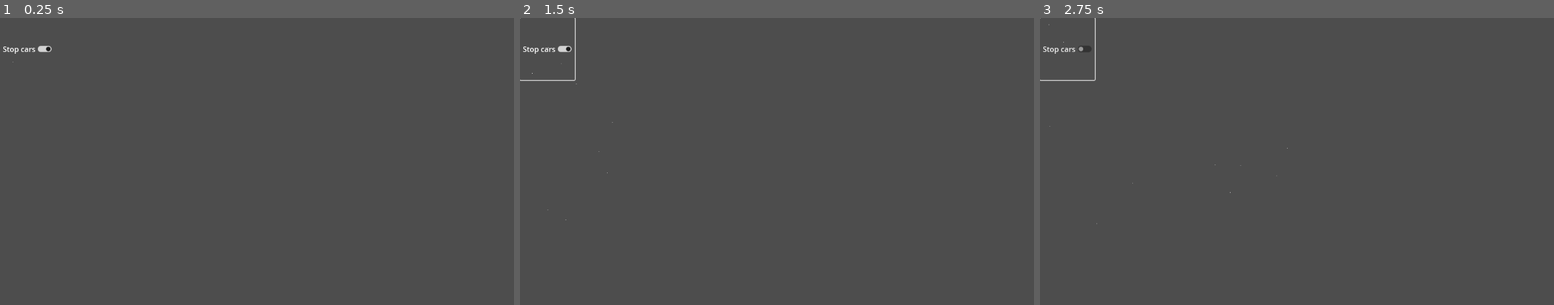
Above: before the commit, frames 1-3 (left to right).
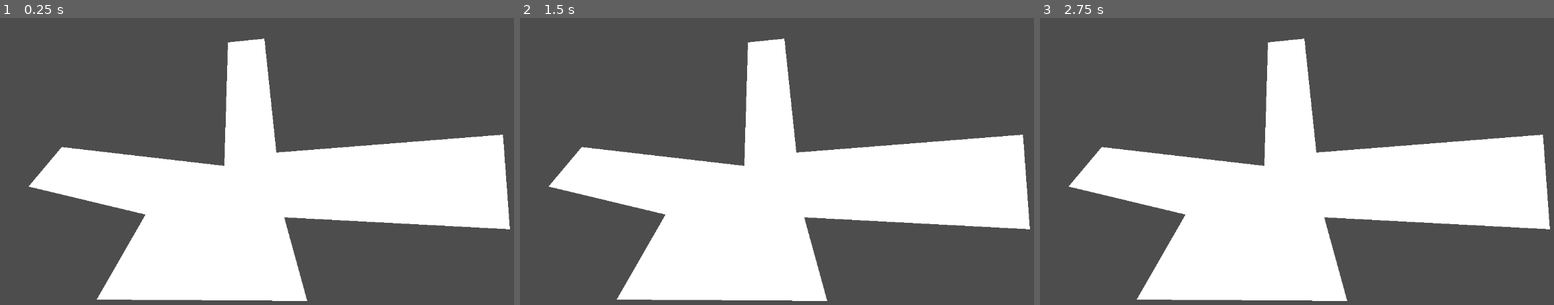
Above: after the commit, the same moments.

Repository: WinnerWind/omov-game
Game: Godot game, scene res://scenes/main.tscn
Two runs of this game, one before a commit and one after it. Both use one fixed random seed, a clock stepped at 60 frames per second and the inputs below.
Inputs (mouse positions are in pixels of both pictures, inside the frame that each line leads up to):
- Up to frame 1 (0.25 s): no input
- Up to frame 2 (1.5 s): click (545, 49) at 0.5 s, where only the run before the commit has a clickable "Stop cars"; click (545, 49) at 1.25 s, where only the run before the commit has a clickable "Stop cars"
- Up to frame 3 (2.75 s): click (1065, 49) at 2 s, where only the run before the commit has a clickable "Stop cars"

The runs differ from the first frame. In frame 1, 35% of the frame differs, in the area x 0-100%, y 7-99%; in frame 2, 35%, in the area x 0-100%, y 0-99%; in frame 3, 35%.

Commit message:
Basic pothole spawner

Diff:
--- a/scenes/main.tscn
+++ b/scenes/main.tscn
@@ -1,42 +1,11 @@
-[gd_scene load_steps=6 format=3 uid="uid://bp6qss41chrho"]
+[gd_scene load_steps=3 format=3 uid="uid://bp6qss41chrho"]
 
-[ext_resource type="PackedScene" uid="uid://ctmkpurla8vot" path="res://scenes/prefabs/car.tscn" id="1_0wfyh"]
-[ext_resource type="Script" uid="uid://cqp60ymv8d6c2" path="res://scripts/car_spawner.gd" id="3_sugp2"]
-
-[sub_resource type="Curve2D" id="Curve2D_sugp2"]
-resource_name = "Default"
-_data = {
-"points": PackedVector2Array(0, 0, 0, 0, 149, 68, -306, 160, 306, -160, 421, 388, -171, -5, 171, 5, 672, 441)
-}
-point_count = 3
-
-[sub_resource type="Curve2D" id="Curve2D_jyhfs"]
-resource_name = "Alternate"
-_data = {
-"points": PackedVector2Array(0, 0, 0, 0, 4, -5, 0, 0, 0, 0, 97, 108, -186.34001, -1.3310001, 186.34001, 1.3310001, 416, 322, -89.17701, 27.951002, 89.17701, -27.951002, 589, 217, 0, 0, 0, 0, 721, 318)
-}
-point_count = 5
-
-[sub_resource type="Curve2D" id="Curve2D_tbgi4"]
-_data = {
-"points": PackedVector2Array(0, 0, 0, 0, 30, 76, -68.97, -38.72, 68.97, 38.72, 65, 421, -185.13, 37.510002, 185.13, -37.510002, 319, 423, -139.15001, 65.340004, 139.15001, -65.340004, 486, 263, 0, 0, 0, 0, 736, 260)
-}
-point_count = 5
+[ext_resource type="Script" uid="uid://bikrhnp7h2fj6" path="res://scripts/pothole_spawner.gd" id="1_o5qli"]
+[ext_resource type="PackedScene" uid="uid://bl8poaryl3h53" path="res://scenes/prefabs/stop_area.tscn" id="2_0wfyh"]
 
 [node name="Node2D" type="Node2D"]
 
-[node name="CarSpawner" type="Node2D" parent="." node_paths=PackedStringArray("timer")]
-script = ExtResource("3_sugp2")
-max_delay = 0.2
-min_delay = 0.1
-curves = Array[Curve2D]([SubResource("Curve2D_sugp2"), SubResource("Curve2D_jyhfs"), SubResource("Curve2D_tbgi4")])
-car_packed = ExtResource("1_0wfyh")
-timer = NodePath("Timer")
-
-[node name="Timer" type="Timer" parent="CarSpawner"]
-
-[node name="Button" type="CheckButton" parent="."]
-offset_right = 88.0
-offset_bottom = 135.0
-button_pressed = true
-text = "Stop cars"
+[node name="PotholeSpawner" type="Polygon2D" parent="."]
+polygon = PackedVector2Array(495, 53, 574, 45, 600, 293, 1092, 254, 1107, 460, 617, 434, 667, 616, 210, 613, 316, 428, 62, 367, 134, 281, 487, 322)
+script = ExtResource("1_o5qli")
+scene = ExtResource("2_0wfyh")
--- /dev/null
+++ b/scripts/pothole_spawner.gd
@@ -0,0 +1,51 @@
+extends Polygon2D
+class_name PotholeSpawner ##The idea of a pothole spawner is kind of funny
+
+@export var scene:PackedScene
+func _ready() -> void:
+	for i in 10:
+		var s := scene.instantiate()
+		add_child(s)
+		s.position = Triangle.get_random_point_in_polygon(polygon)
+
+class Triangle:
+	#https://github.com/godotengine/godot-proposals/issues/13060
+	var _p1 : Vector2
+	var _p2 : Vector2
+	var _p3 : Vector2
+
+	func _init(p1: Vector2, p2: Vector2, p3: Vector2) -> void:
+		_p1 = p1
+		_p2 = p2
+		_p3 = p3
+
+	func get_triangle_area() -> float:
+		return 0.5 * abs((_p1.x*(_p2.y - _p3.y)) + (_p2.x*(_p3.y - _p1.y)) + (_p3.x*(_p1.y - _p2.y)))
+
+	func get_random_point():
+		var a = randf()
+		var b = randf()
+		if a > b:
+			var c = b
+			b = a
+			a = c
+
+		return _p1 * a + _p2 * (b - a) + _p3 * (1 - b)
+
+	static func get_random_point_in_polygon(polygon: PackedVector2Array) -> Vector2:
+		return get_random_point_in_triangulated_polygon(polygon, Geometry2D.triangulate_polygon(polygon))
+
+	static func get_random_point_in_triangulated_polygon(polygon: PackedVector2Array, triangle_points : PackedInt32Array) -> Vector2:
+		var triangle_weights : PackedFloat32Array = []
+		var triangles : Array[Triangle] = []
+
+		var index = 0
+		var polygon_size = triangle_points.size()
+		while index < polygon_size:
+			var triangle = Triangle.new(polygon[triangle_points[index]], polygon[triangle_points[index + 1]], polygon[triangle_points[index + 2]])
+			triangles.append(triangle)
+			triangle_weights.append(triangle.get_triangle_area())
+			index += 3
+
+		## TODO: We should allow the consumer to specify their own source of randomness, if desired.
+		return triangles[RandomNumberGenerator.new().rand_weighted(triangle_weights)].get_random_point()
Not shown, added: scripts/pothole_spawner.gd.uid
